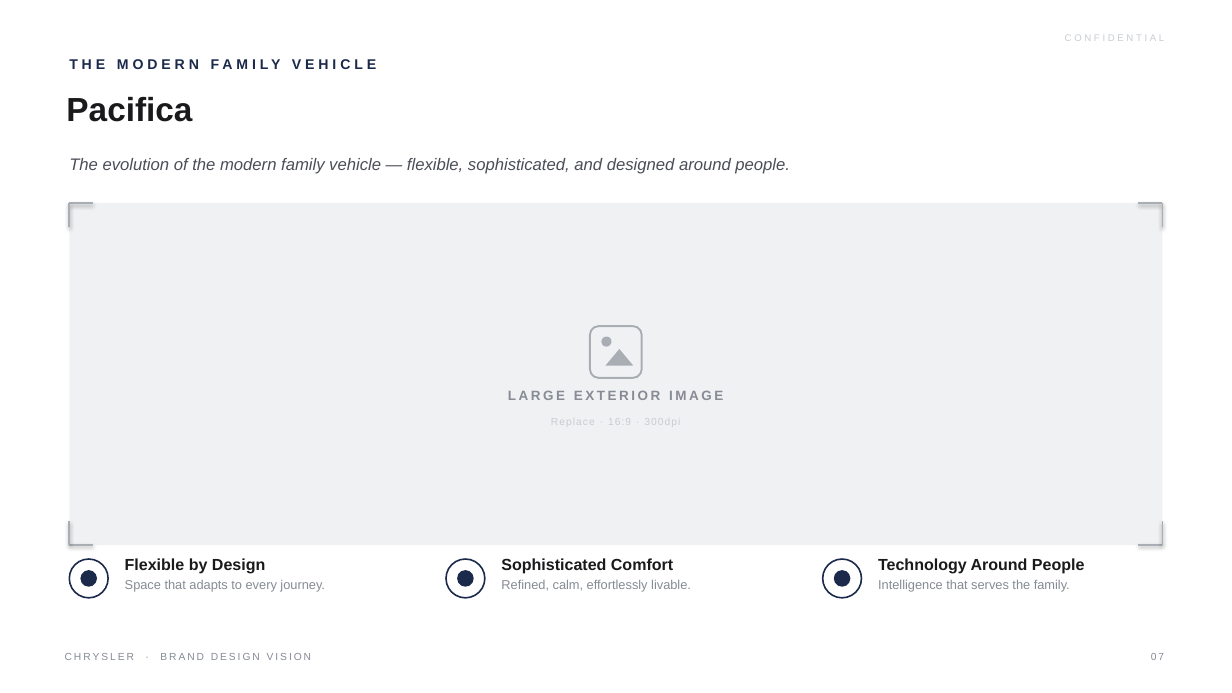
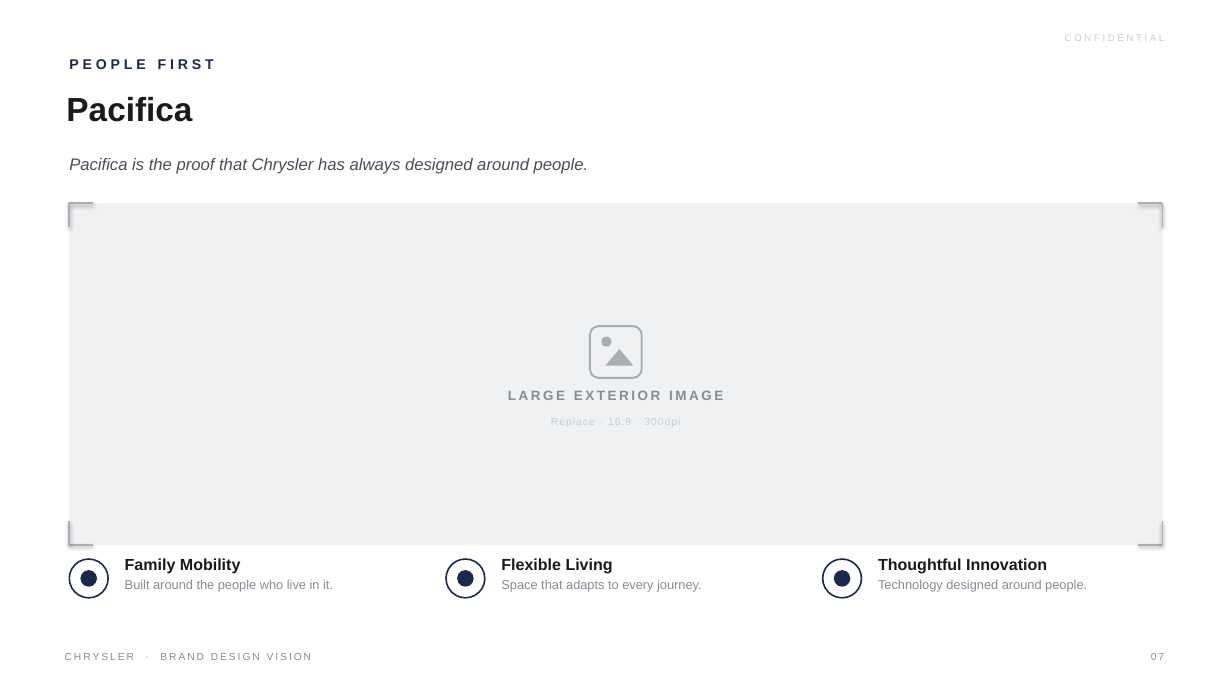
Before and after one commit to LG-Succe55/CLAUDE, a slide deck: slide 7 of Chrysler_Brand_Design_Vision.pptx. Drawn at 1232x693 pixels with LibreOffice and Linux fonts; fonts in the diff are those of the drawing. Boxes give left, top, right and bottom in pixels: in the first picture for what was removed or moved away, otherwise in the second. Text is boxed around its words. In the diff, an @@ line names an element or a change of style, - is before the commit and + after.

```diff
--- a/Chrysler_Brand_Design_Vision.pptx
+++ b/Chrysler_Brand_Design_Vision.pptx
@@ text at [69, 59, 214, 69]: text changed @@
-THE MODERN FAMILY VEHICLE
+PEOPLE FIRST
@@ text at [69, 158, 589, 174]: text changed @@
-The evolution of the modern family vehicle — flexible, sophisticated, and designed around people.
+Pacifica is the proof that Chrysler has always designed around people.
@@ text at [125, 558, 333, 592]: text changed @@
-Flexible by Design
-Space that adapts to every journey.
+Family Mobility
+Built around the people who live in it.
@@ text at [501, 558, 702, 592]: text changed @@
-Sophisticated Comfort
-Refined, calm, effortlessly livable.
+Flexible Living
+Space that adapts to every journey.
@@ text at [878, 558, 1087, 592]: text changed @@
-Technology Around People
-Intelligence that serves the family.
+Thoughtful Innovation
+Technology designed around people.
```
Also in this commit, not shown: 16 other slides changed, 1 other file.
